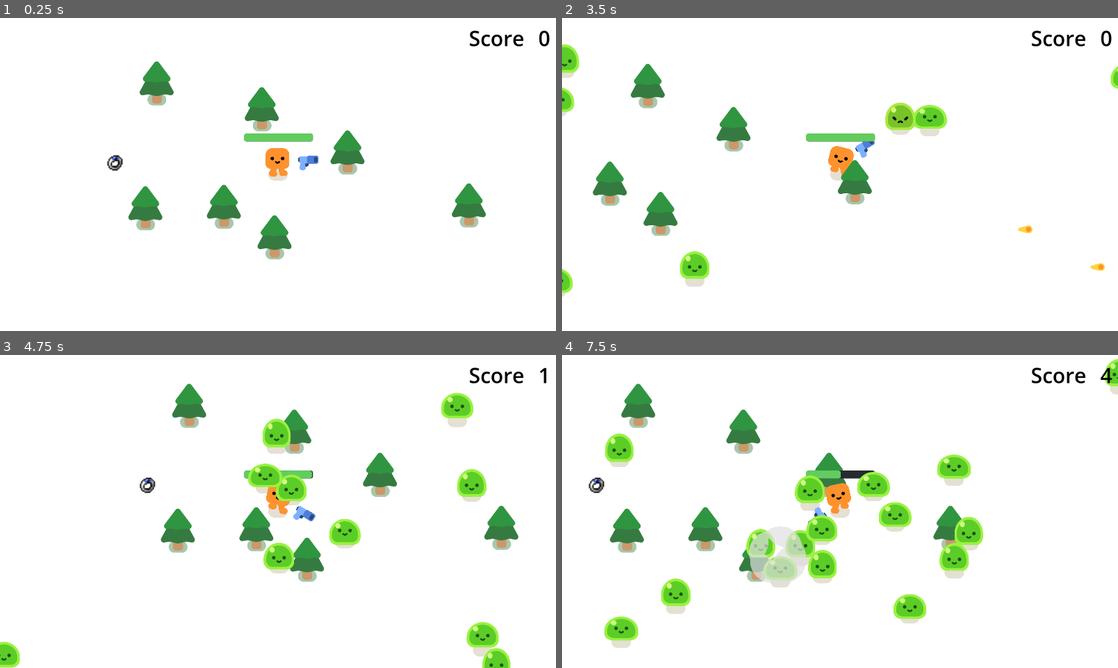
Above: before the commit, frames 1-4 (two rows, left to right).
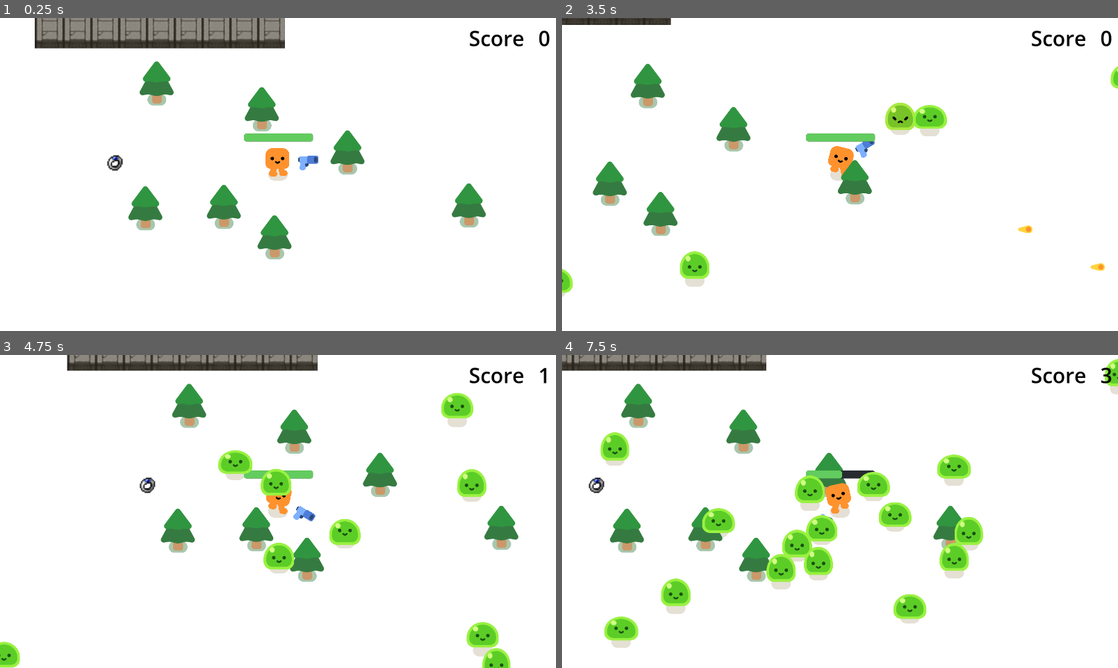
Above: after the commit, the same moments.

Repository: millwardesque/vampire-survivor-tutorial-ex
Game: Godot game, scene res://survivors_game.tscn
Two runs of this game, one before a commit and one after it. Both use one fixed random seed, a clock stepped at 60 frames per second and the inputs below.
Inputs:
- Up to frame 1 (0.25 s): no input
- Up to frame 2 (3.5 s): tap Enter at 0.5 s; hold D (move_right) 0.53-1.28 s; hold S (move_down) 1.28-2.03 s; hold D (move_right) 2.03-2.78 s; hold W (move_up) from 2.78 s (still down)
- Up to frame 3 (4.75 s): release W (move_up) at 3.53 s; hold A (move_left) from 3.53 s (still down)
- Up to frame 4 (7.5 s): release A (move_left) at 5.03 s; hold S (move_down) 5.03-5.78 s; hold D (move_right) 5.78-6.53 s; hold W (move_up) 6.53-7.28 s; hold D (move_right) from 7.28 s (still down)

The runs differ from the first frame. In frame 1, 4.4% of the frame differs, in the area x 6-52%, y 0-10%; in frame 2, 0.9%; in frame 3, 4.0%; in frame 4, 4.5%, in the area x 0-99%, y 0-75%.

Commit message:
[wall] POC

Diff:
--- a/survivors_game.tscn
+++ b/survivors_game.tscn
@@ -1,11 +1,12 @@
-[gd_scene load_steps=9 format=3 uid="uid://nxcul3mfumb7"]
+[gd_scene load_steps=10 format=3 uid="uid://nxcul3mfumb7"]
 
 [ext_resource type="PackedScene" uid="uid://bmpopsk75n4pn" path="res://player.tscn" id="1_ki24f"]
 [ext_resource type="Script" path="res://game.gd" id="1_wvcjb"]
 [ext_resource type="PackedScene" uid="uid://rqpcme5v2oca" path="res://pine_tree.tscn" id="2_auc2b"]
-[ext_resource type="PackedScene" path="res://in_game_ux.tscn" id="4_8faun"]
-[ext_resource type="PackedScene" path="res://item_template.tscn" id="4_ndlos"]
-[ext_resource type="PackedScene" path="res://paused_screen.tscn" id="5_88t8x"]
+[ext_resource type="PackedScene" uid="uid://kqb656ejswjf" path="res://wall.tscn" id="3_6wt5h"]
+[ext_resource type="PackedScene" uid="uid://c238tdq0lhcl8" path="res://in_game_ux.tscn" id="4_8faun"]
+[ext_resource type="PackedScene" uid="uid://ddclddyrk2v3h" path="res://item_template.tscn" id="4_ndlos"]
+[ext_resource type="PackedScene" uid="uid://sx8cwas3voub" path="res://paused_screen.tscn" id="5_88t8x"]
 
 [sub_resource type="Curve2D" id="Curve2D_qpewy"]
 _data = {
@@ -50,6 +51,35 @@
 unique_name_in_owner = true
 position = Vector2(2084, -211)
 rotation = 1.56682
+
+[node name="Walls" type="Node" parent="SandboxLevel"]
+
+[node name="Wall" parent="SandboxLevel/Walls" instance=ExtResource("3_6wt5h")]
+position = Vector2(2.08165e-12, 2.08165e-12)
+
+[node name="Wall2" parent="SandboxLevel/Walls" instance=ExtResource("3_6wt5h")]
+position = Vector2(96, 2.08165e-12)
+
+[node name="Wall3" parent="SandboxLevel/Walls" instance=ExtResource("3_6wt5h")]
+position = Vector2(192, 2.08165e-12)
+
+[node name="Wall4" parent="SandboxLevel/Walls" instance=ExtResource("3_6wt5h")]
+position = Vector2(288, 2.08165e-12)
+
+[node name="Wall5" parent="SandboxLevel/Walls" instance=ExtResource("3_6wt5h")]
+position = Vector2(384, 2.08165e-12)
+
+[node name="Wall6" parent="SandboxLevel/Walls" instance=ExtResource("3_6wt5h")]
+position = Vector2(480, 2.08165e-12)
+
+[node name="Wall7" parent="SandboxLevel/Walls" instance=ExtResource("3_6wt5h")]
+position = Vector2(576, 2.08165e-12)
+
+[node name="Wall8" parent="SandboxLevel/Walls" instance=ExtResource("3_6wt5h")]
+position = Vector2(672, 2.08165e-12)
+
+[node name="Wall9" parent="SandboxLevel/Walls" instance=ExtResource("3_6wt5h")]
+position = Vector2(768, 2.08165e-12)
 
 [node name="PineTree" parent="SandboxLevel" instance=ExtResource("2_auc2b")]
 position = Vector2(422, 305)
--- /dev/null
+++ b/wall.tscn
@@ -0,0 +1,19 @@
+[gd_scene load_steps=3 format=3 uid="uid://kqb656ejswjf"]
+
+[ext_resource type="Texture2D" uid="uid://c6aagwfkvr8qi" path="res://walls/old_walls.png" id="1_wil6r"]
+
+[sub_resource type="RectangleShape2D" id="RectangleShape2D_m8tt6"]
+size = Vector2(24, 24)
+
+[node name="Wall" type="StaticBody2D"]
+scale = Vector2(4, 4)
+
+[node name="Wall" type="Sprite2D" parent="."]
+position = Vector2(12, 16)
+texture = ExtResource("1_wil6r")
+region_enabled = true
+region_rect = Rect2(2.08165e-12, 2.08165e-12, 24, 32)
+
+[node name="CollisionShape2D" type="CollisionShape2D" parent="."]
+position = Vector2(12, 20)
+shape = SubResource("RectangleShape2D_m8tt6")
Binary file added: walls/old_walls.png
Not shown, added: walls/old_walls.png.import
Not shown, changed: README.md
